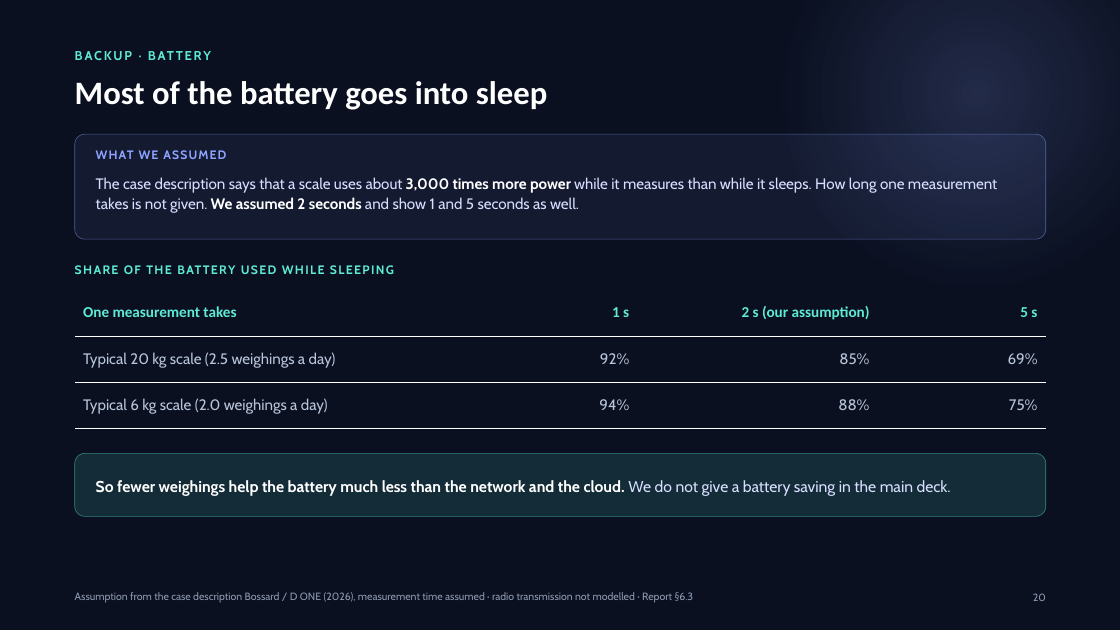
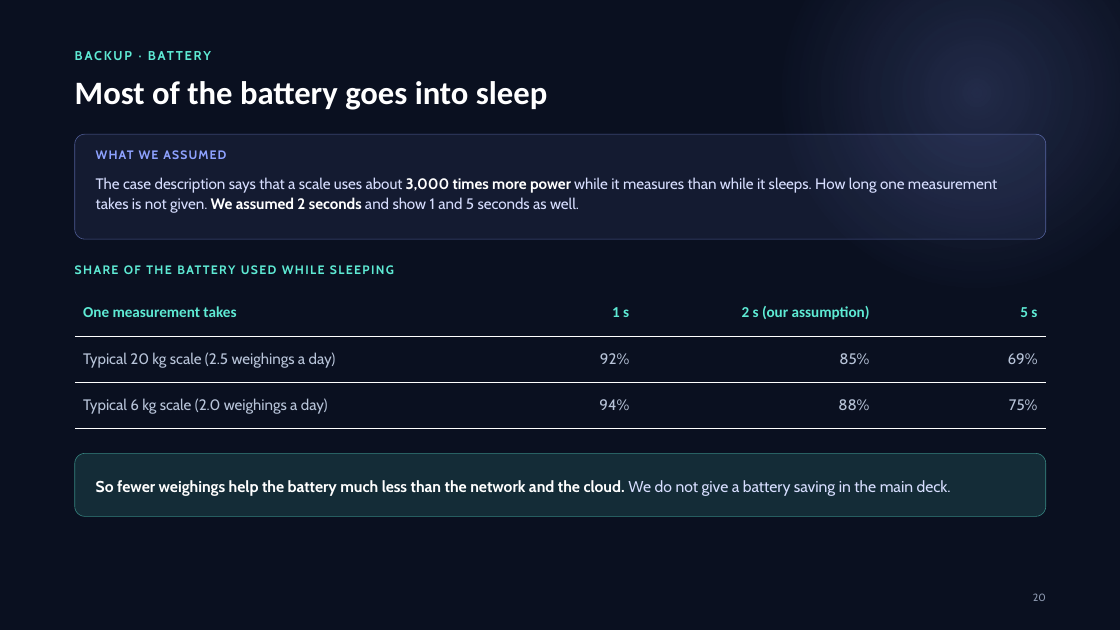
Before and after one commit to erenalpckroglu/smartbin-sensor-optimization, a slide deck: slide 20 of presentation/SmartBin – presentation.pptx. Drawn at 1120x630 pixels with LibreOffice and Linux fonts; fonts in the diff are those of the drawing. Boxes give left, top, right and bottom in pixels: in the first picture for what was removed or moved away, otherwise in the second. Text is boxed around its words. In the diff, an @@ line names an element or a change of style, - is before the commit and + after.

```diff
--- a/presentation/SmartBin – presentation.pptx
+++ b/presentation/SmartBin – presentation.pptx
@@ text removed at [75,592,694,603] @@
-Assumption from the case description Bossard / D ONE (2026), measurement time assumed · radio transmission not modelled · Report §6.3
```
Also in this commit, not shown: 19 other slides changed, 1 other file.
